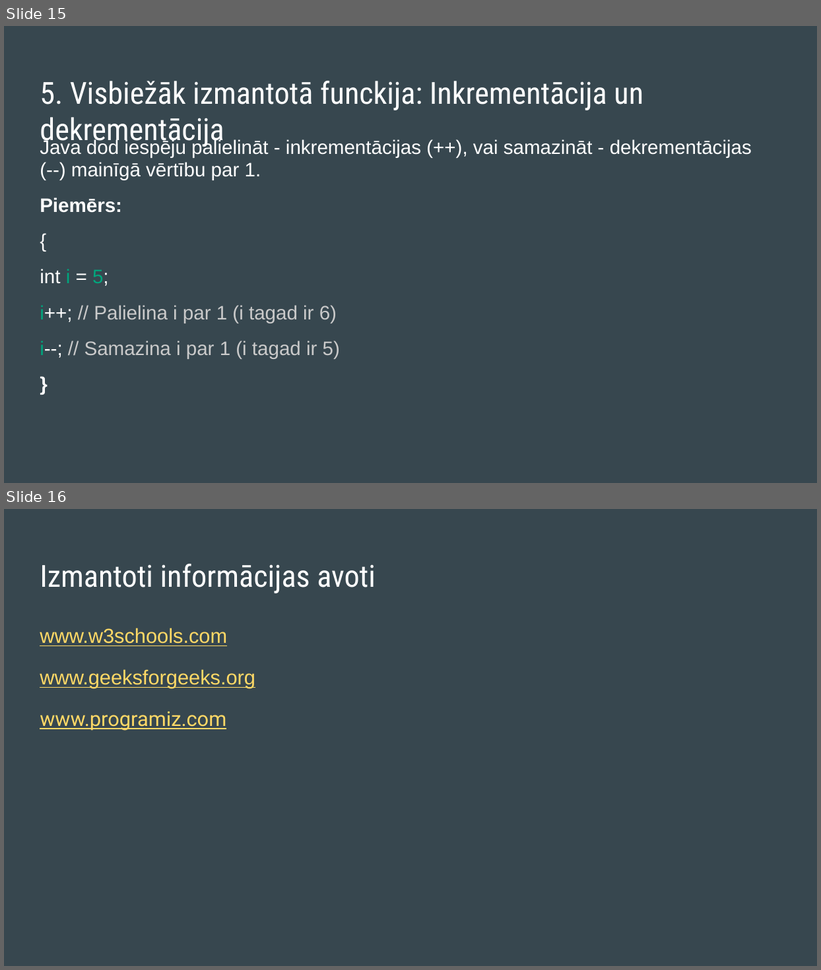
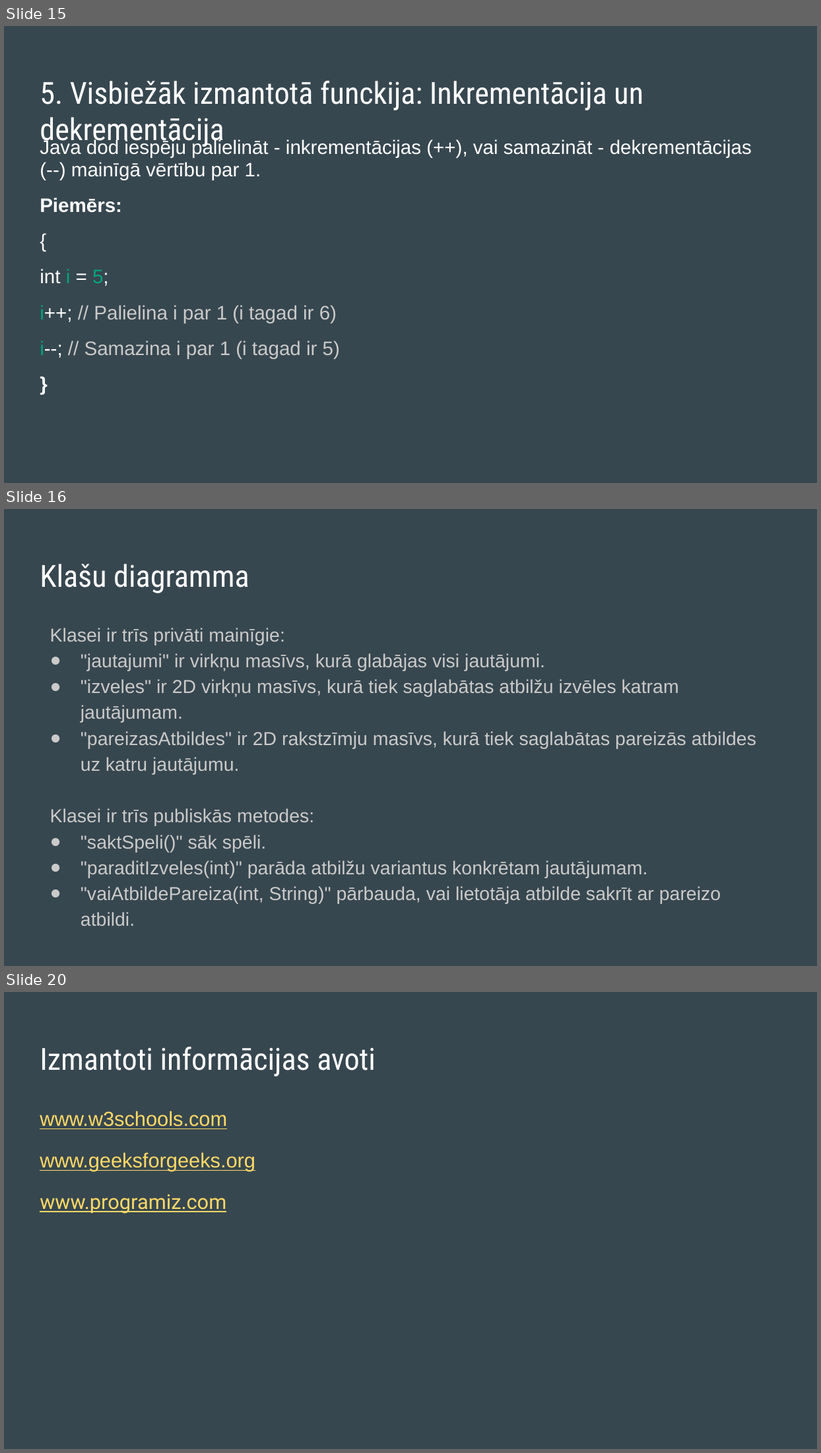
Before and after one commit to ztommm/Eksamens, a slide deck: Eksāmena Darbs.pptx. Shown one above the other, each under a label of ours: slides 15 and 16 before the commit, slides 15, 16 and 20 after it; the slides between them are not shown. The pictures are 821x970 and 821x1453 pixels, drawn with LibreOffice and Linux fonts; fonts in the diff are those of the drawing. Boxes give left, top, right and bottom in pixels: in the first picture for what was removed or moved away, otherwise in the second. Text is boxed around its words. In the diff, an @@ line names an element or a change of style, - is before the commit and + after.

Commit message:
Pievienotas UML diagrammas pie prezentācijas

```diff
--- a/Eksāmena Darbs.pptx
+++ b/Eksāmena Darbs.pptx
@@ slide 16 added at bbox=[4, 509, 817, 966], background #37474F @@
@@ title added at bbox=[40, 564, 249, 593], 27 pt, text #FFFFFF @@
+Klašu diagramma
@@ text added at bbox=[50, 628, 756, 926], 16.6 pt, text #CACACA @@
+Klasei ir trīs privāti mainīgie:
+● "jautajumi" ir virkņu masīvs, kurā glabājas visi jautājumi.
+● "izveles" ir 2D virkņu masīvs, kurā tiek saglabātas atbilžu izvēles katram jautājumam.
+● "pareizasAtbildes" ir 2D rakstzīmju masīvs, kurā tiek saglabātas pareizās atbildes uz katru jautājumu.
+Klasei ir trīs publiskās metodes:
+● "saktSpeli()" sāk spēli.
+● "paraditIzveles(int)" parāda atbilžu variantus konkrētam jautājumam.
+● "vaiAtbildePareiza(int, String)" pārbauda, vai lietotāja atbilde sakrīt ar pareizo atbildi.
@@ what was slide 16 is now slide 20 @@
```
Also in this commit, not shown: 3 other slides added, 1 other file.
